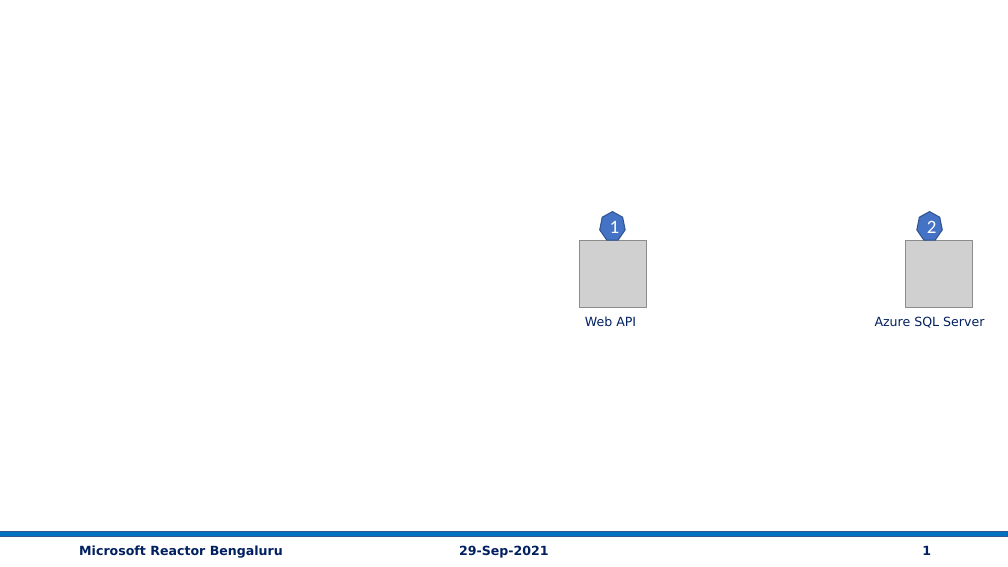
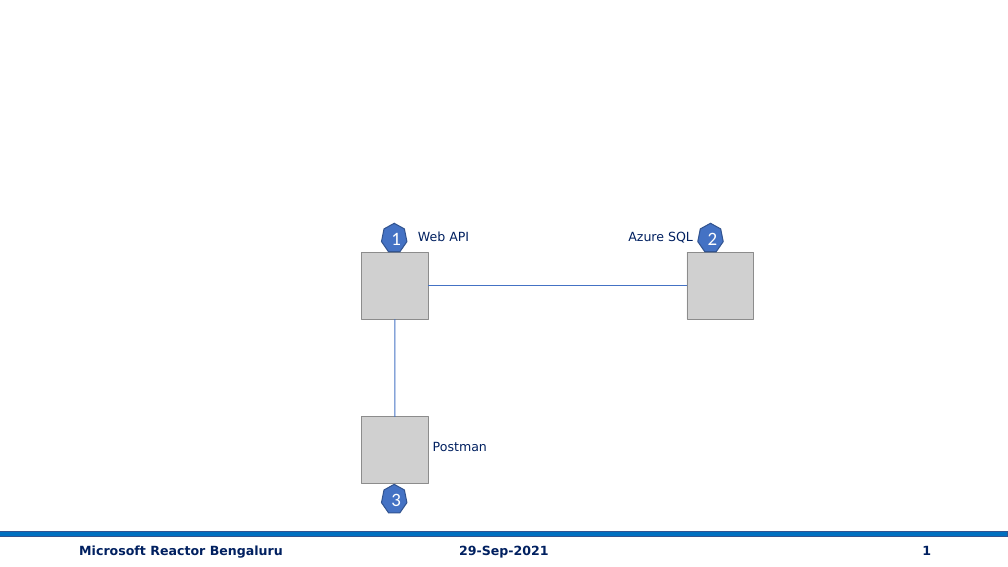
Before and after one commit to vishipayyallore/speaker_series_2021, a slide deck: slide 3 of MicrosoftReactor/Demos.pptx. Drawn at 1008x567 pixels with LibreOffice and Linux fonts; fonts in the diff are those of the drawing; grey boxes stand for pictures. Boxes give left, top, right and bottom in pixels: in the first picture for what was removed or moved away, otherwise in the second. Text is boxed around its words. In the diff, an @@ line names an element or a change of style, - is before the commit and + after.

```diff
--- a/MicrosoftReactor/Demos.pptx
+++ b/MicrosoftReactor/Demos.pptx
@@ heptagon "1": place and size @@
-heptagon "1" at box(600, 212, 625, 240)
+heptagon "1" at box(382, 223, 408, 252)
@@ text "Web API": place and size @@
-text "Web API" at box(585, 316, 636, 326)
+text "Web API" at box(418, 231, 469, 241)
@@ text at box(628, 231, 693, 243): text changed @@
-Azure SQL Server
+Azure SQL
@@ heptagon "2": place and size @@
-heptagon "2" at box(917, 212, 943, 240)
+heptagon "2" at box(698, 223, 724, 252)
@@ picture: place and size @@
-picture at box(580, 240, 647, 308)
+picture at box(361, 253, 429, 320)
@@ picture: place and size @@
-picture at box(905, 240, 972, 308)
+picture at box(687, 253, 755, 320)
@@ line added from (429, 286) to (687, 286), #4472C4 1 pt @@
@@ line added from (395, 319) to (395, 417), #4472C4 1 pt @@
@@ picture added at box(361, 417, 429, 484) @@
@@ text added at box(433, 441, 487, 452), 12 pt, text #002060 @@
+Postman
@@ heptagon added at box(382, 485, 408, 513), fill #4472C4, outline #325491 1 pt, 18 pt, text #FFFFFF @@
+3
```
Also in this commit, not shown: 1 other slide changed, 1 slide added, 5 other files.
